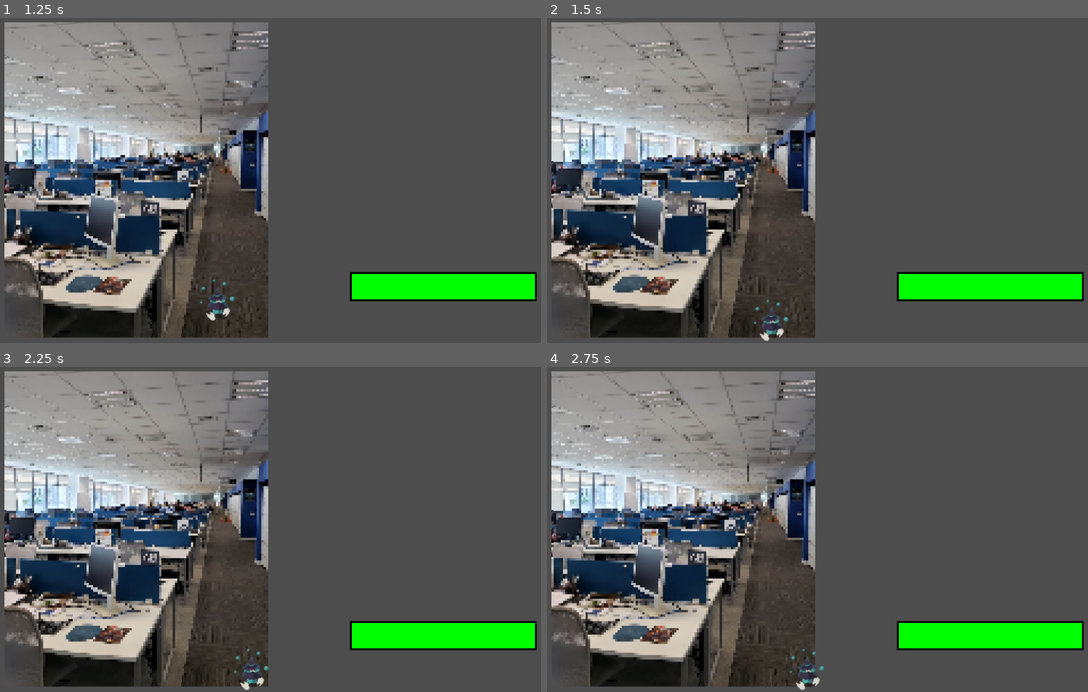
Above: before the commit, frames 1-4 (two rows, left to right).
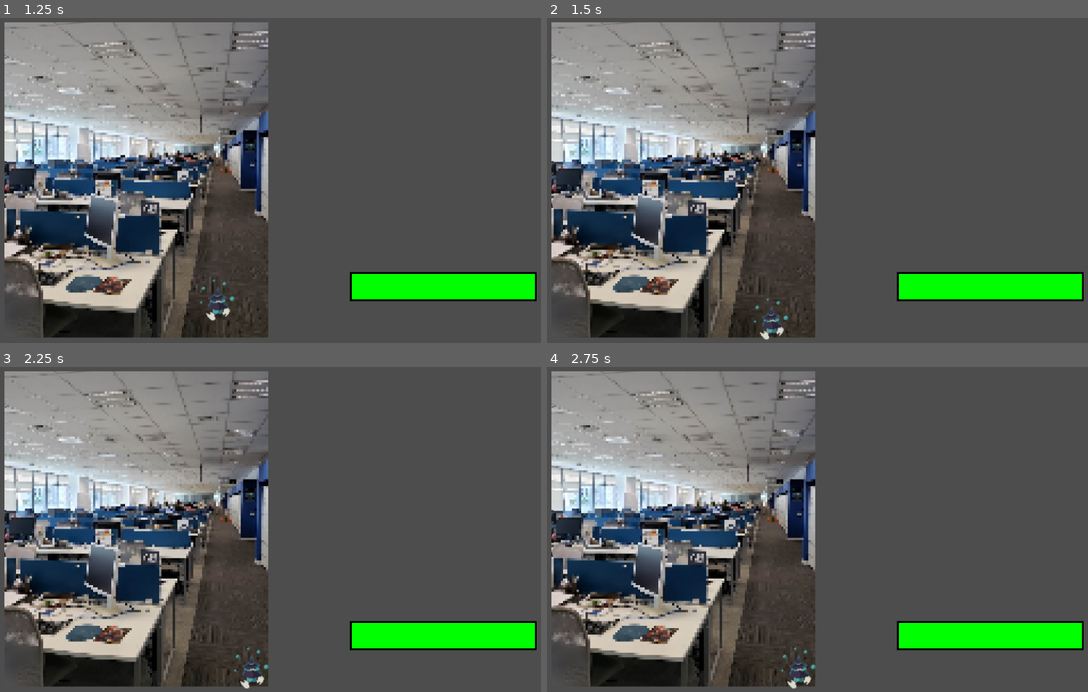
Above: after the commit, the same moments.

Repository: Cyperus-aucheri/bullet-hell
Game: Godot game, scene res://level/level1/level1.tscn
The game is run twice, just before and just after one commit, with the same random seed, the same clock (stepped at 60 frames per second) and the same inputs. This scene is started directly instead of the project's main scene.
Inputs:
- Up to frame 1 (1.25 s): tap Enter at 0.5 s; hold Right (ui_right) from 0.53 s (still down)
- Up to frame 2 (1.5 s): release Right (ui_right) at 1.28 s; hold Down (ui_down) from 1.28 s (still down)
- Up to frame 3 (2.25 s): tap Space at 2 s; release Down (ui_down) at 2.03 s; hold Right (ui_right) from 2.03 s (still down)
- Up to frame 4 (2.75 s): keep holding Right (ui_right)

Frame 1 is identical in both runs. In frame 2, 0.2% of the frame differs, in the area x 38-45%, y 86-100%; in frame 3, 0.2%; in frame 4, 0.4%, in the area x 43-52%, y 86-100%.

Commit message:
finished level one collision

Diff:
--- a/level/level1/gameuilvl1.tscn
+++ b/level/level1/gameuilvl1.tscn
@@ -4,16 +4,16 @@
 [ext_resource type="PackedScene" uid="uid://eegbxd3ae7vo" path="res://templates/enemiesremaining.tscn" id="2_ekcnu"]
 
 [sub_resource type="RectangleShape2D" id="RectangleShape2D_tqvp1"]
-size = Vector2(1279, 33)
+size = Vector2(1279, 70)
 
 [sub_resource type="RectangleShape2D" id="RectangleShape2D_vg24r"]
-size = Vector2(706, 707)
+size = Vector2(725, 707)
 
 [sub_resource type="RectangleShape2D" id="RectangleShape2D_ibiqj"]
-size = Vector2(591, 27)
+size = Vector2(591, 30)
 
 [sub_resource type="RectangleShape2D" id="RectangleShape2D_l8la0"]
-size = Vector2(24, 695)
+size = Vector2(38, 695)
 
 [node name="Gameui" type="Node2D"]
 
@@ -29,22 +29,22 @@
 centered = false
 
 [node name="TopCol" type="CollisionShape2D" parent="StaticBody2D"]
-position = Vector2(639.5, 16.5)
+position = Vector2(639.5, 35)
 shape = SubResource("RectangleShape2D_tqvp1")
 one_way_collision_margin = 0.0
 
 [node name="RightCol" type="CollisionShape2D" parent="StaticBody2D"]
-position = Vector2(927, 366.5)
+position = Vector2(917.5, 366.5)
 shape = SubResource("RectangleShape2D_vg24r")
 one_way_collision_margin = 0.0
 
 [node name="BottomCol" type="CollisionShape2D" parent="StaticBody2D"]
-position = Vector2(295.5, 706.5)
+position = Vector2(295.5, 705)
 shape = SubResource("RectangleShape2D_ibiqj")
 one_way_collision_margin = 0.0
 
 [node name="LeftCol" type="CollisionShape2D" parent="StaticBody2D"]
-position = Vector2(12, 360.5)
+position = Vector2(19, 360.5)
 shape = SubResource("RectangleShape2D_l8la0")
 one_way_collision_margin = 0.0
 
